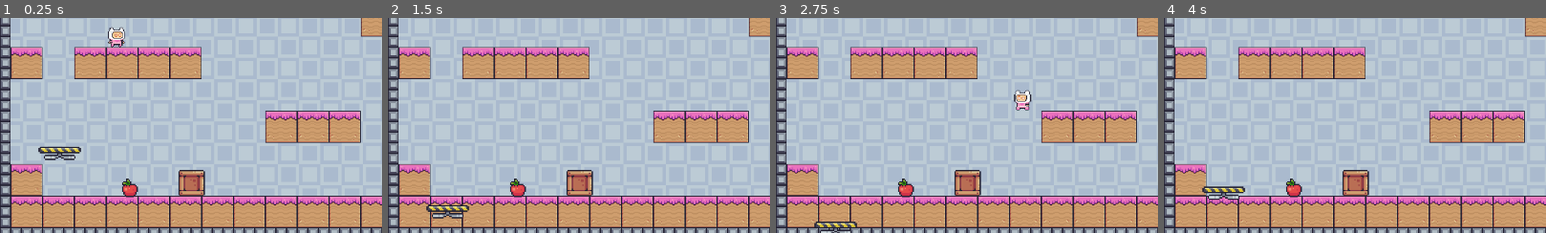
Above: before the commit, frames 1-4 (left to right).
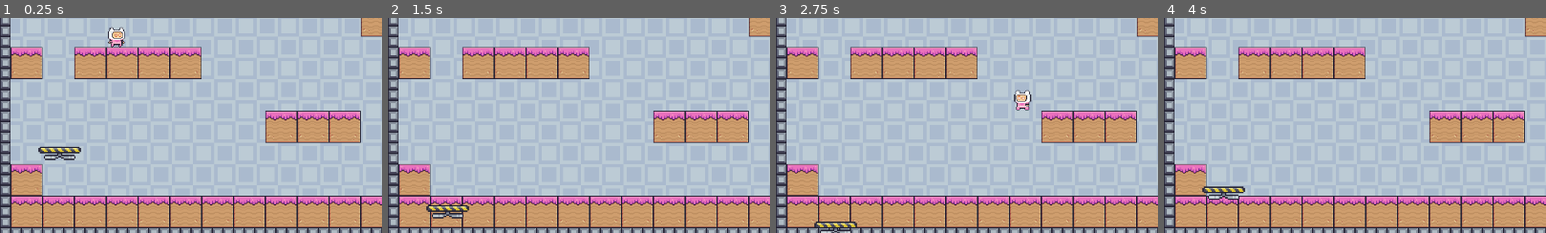
Above: after the commit, the same moments.

Repository: queer-frogs/undercooked
Game: Godot game, scene res://node.tscn
Same seed, same stepped clock (60 frames per second), same inputs: the game is played once before the commit and once after it.
Inputs:
- Up to frame 1 (0.25 s): no input
- Up to frame 2 (1.5 s): hold Right (move_right_1) from 0.53 s (still down); tap Alt (dash_1) at 0.6 s; tap Shift (jump_1) at 0.77 s; tap E (interact) at 1.35 s
- Up to frame 3 (2.75 s): tap Shift (jump_1) at 1.52 s; release Right (move_right_1) at 2.03 s; hold Left (move_left_1) from 2.03 s (still down); tap Alt (dash_1) at 2.1 s
- Up to frame 4 (4 s): release Left (move_left_1) at 2.78 s; hold Right (move_right_1) from 2.78 s (still down); tap E (interact) at 2.85 s; tap Shift (jump_1) at 3.02, 3.77 s; tap Alt (dash_1) at 3.6 s
The pictures show only the part of the screen within x 0-50%, y 50-100%; the shares and areas given below are measured in that part.

The runs differ from the first frame. In frame 1, 1.1% of the frame differs, in the area x 32-54%, y 70-84%; in frame 2, 1.1%; in frame 3, 1.1%; in frame 4, 1.1%.

Commit message:
removed the fucking crate

Diff:
--- a/node.tscn
+++ b/node.tscn
@@ -1,12 +1,8 @@
-[gd_scene load_steps=34 format=3 uid="uid://byx12llv7aqv1"]
+[gd_scene load_steps=9 format=3 uid="uid://byx12llv7aqv1"]
 
 [ext_resource type="Texture2D" uid="uid://ct4g2y2krmr1c" path="res://Blue.png" id="1_5xulf"]
 [ext_resource type="Texture2D" uid="uid://v06exrj5qf7g" path="res://Terrain (16x16).png" id="2_rmpv8"]
 [ext_resource type="PackedScene" uid="uid://bpykeyknnfm0b" path="res://main_character.tscn" id="3_2jxds"]
-[ext_resource type="Script" path="res://CaissePomme.gd" id="4_2m450"]
-[ext_resource type="Texture2D" uid="uid://bmw40u13l6dwp" path="res://assets_temporaires/Items/Fruits/Apple.png" id="4_45shc"]
-[ext_resource type="Texture2D" uid="uid://1ifrr7so20dj" path="res://assets_temporaires/Items/Boxes/Box1/Idle.png" id="4_ymlea"]
-[ext_resource type="Script" path="res://Apple.gd" id="6_5m86r"]
 [ext_resource type="Script" path="res://Moving Platform.gd" id="8_5e3ai"]
 [ext_resource type="Texture2D" uid="uid://br0dobf4euyag" path="res://Off.png" id="9_t5y06"]
 
@@ -473,142 +469,6 @@
 physics_layer_0/collision_layer = 1
 sources/0 = SubResource("TileSetAtlasSource_dbib4")
 
-[sub_resource type="RectangleShape2D" id="RectangleShape2D_1hnrv"]
-size = Vector2(43.5, 40.5)
-
-[sub_resource type="CircleShape2D" id="CircleShape2D_lvl6y"]
-radius = 8.06226
-
-[sub_resource type="AtlasTexture" id="AtlasTexture_mpolj"]
-atlas = ExtResource("4_45shc")
-region = Rect2(0, 0, 32, 32)
-
-[sub_resource type="AtlasTexture" id="AtlasTexture_mykc5"]
-atlas = ExtResource("4_45shc")
-region = Rect2(32, 0, 32, 32)
-
-[sub_resource type="AtlasTexture" id="AtlasTexture_opsli"]
-atlas = ExtResource("4_45shc")
-region = Rect2(64, 0, 32, 32)
-
-[sub_resource type="AtlasTexture" id="AtlasTexture_1ev4y"]
-atlas = ExtResource("4_45shc")
-region = Rect2(96, 0, 32, 32)
-
-[sub_resource type="AtlasTexture" id="AtlasTexture_c0ofl"]
-atlas = ExtResource("4_45shc")
-region = Rect2(128, 0, 32, 32)
-
-[sub_resource type="AtlasTexture" id="AtlasTexture_e051l"]
-atlas = ExtResource("4_45shc")
-region = Rect2(160, 0, 32, 32)
-
-[sub_resource type="AtlasTexture" id="AtlasTexture_j0ibx"]
-atlas = ExtResource("4_45shc")
-region = Rect2(192, 0, 32, 32)
-
-[sub_resource type="AtlasTexture" id="AtlasTexture_padpm"]
-atlas = ExtResource("4_45shc")
-region = Rect2(224, 0, 32, 32)
-
-[sub_resource type="AtlasTexture" id="AtlasTexture_sb1on"]
-atlas = ExtResource("4_45shc")
-region = Rect2(256, 0, 32, 32)
-
-[sub_resource type="AtlasTexture" id="AtlasTexture_ioj4a"]
-atlas = ExtResource("4_45shc")
-region = Rect2(288, 0, 32, 32)
-
-[sub_resource type="AtlasTexture" id="AtlasTexture_oppab"]
-atlas = ExtResource("4_45shc")
-region = Rect2(320, 0, 32, 32)
-
-[sub_resource type="AtlasTexture" id="AtlasTexture_2fcy8"]
-atlas = ExtResource("4_45shc")
-region = Rect2(352, 0, 32, 32)
-
-[sub_resource type="AtlasTexture" id="AtlasTexture_uxs2k"]
-atlas = ExtResource("4_45shc")
-region = Rect2(384, 0, 32, 32)
-
-[sub_resource type="AtlasTexture" id="AtlasTexture_hbvug"]
-atlas = ExtResource("4_45shc")
-region = Rect2(416, 0, 32, 32)
-
-[sub_resource type="AtlasTexture" id="AtlasTexture_7xcm3"]
-atlas = ExtResource("4_45shc")
-region = Rect2(448, 0, 32, 32)
-
-[sub_resource type="AtlasTexture" id="AtlasTexture_u4cm7"]
-atlas = ExtResource("4_45shc")
-region = Rect2(480, 0, 32, 32)
-
-[sub_resource type="AtlasTexture" id="AtlasTexture_bvnv3"]
-atlas = ExtResource("4_45shc")
-region = Rect2(512, 0, 32, 32)
-
-[sub_resource type="SpriteFrames" id="SpriteFrames_3lwmi"]
-animations = [{
-"frames": [{
-"duration": 1.0,
-"texture": SubResource("AtlasTexture_mpolj")
-}, {
-"duration": 1.0,
-"texture": SubResource("AtlasTexture_mykc5")
-}, {
-"duration": 1.0,
-"texture": SubResource("AtlasTexture_opsli")
-}, {
-"duration": 1.0,
-"texture": SubResource("AtlasTexture_1ev4y")
-}, {
-"duration": 1.0,
-"texture": SubResource("AtlasTexture_c0ofl")
-}, {
-"duration": 1.0,
-"texture": SubResource("AtlasTexture_e051l")
-}, {
-"duration": 1.0,
-"texture": SubResource("AtlasTexture_j0ibx")
-}, {
-"duration": 1.0,
-"texture": SubResource("AtlasTexture_padpm")
-}, {
-"duration": 1.0,
-"texture": SubResource("AtlasTexture_sb1on")
-}, {
-"duration": 1.0,
-"texture": SubResource("AtlasTexture_ioj4a")
-}, {
-"duration": 1.0,
-"texture": SubResource("AtlasTexture_oppab")
-}, {
-"duration": 1.0,
-"texture": SubResource("AtlasTexture_2fcy8")
-}, {
-"duration": 1.0,
-"texture": SubResource("AtlasTexture_uxs2k")
-}, {
-"duration": 1.0,
-"texture": SubResource("AtlasTexture_hbvug")
-}, {
-"duration": 1.0,
-"texture": SubResource("AtlasTexture_7xcm3")
-}, {
-"duration": 1.0,
-"texture": SubResource("AtlasTexture_u4cm7")
-}, {
-"duration": 1.0,
-"texture": SubResource("AtlasTexture_bvnv3")
-}],
-"loop": true,
-"name": &"idle",
-"speed": 10.0
-}]
-
-[sub_resource type="CircleShape2D" id="CircleShape2D_e0d4r"]
-radius = 10.0499
-
 [sub_resource type="RectangleShape2D" id="RectangleShape2D_2tjrm"]
 size = Vector2(61, 19)
 
@@ -633,41 +493,6 @@
 format = 2
 layer_0/tile_data = PackedInt32Array(196679, 786432, 4, 262215, 786432, 4, 2424833, 393216, 8, 2490369, 393216, 9, 2555 …(17858 unchanged characters)…
 
-[node name="CaissePomme" type="RigidBody2D" parent="."]
-position = Vector2(289, 567)
-script = ExtResource("4_2m450")
-
-[node name="CollisionShape2D" type="CollisionShape2D" parent="CaissePomme"]
-position = Vector2(0.25, -11.25)
-shape = SubResource("RectangleShape2D_1hnrv")
-
-[node name="Sprite2D" type="Sprite2D" parent="CaissePomme"]
-texture_filter = 1
-position = Vector2(0, -10)
-scale = Vector2(2, 2)
-texture = ExtResource("4_ymlea")
-
-[node name="Apple" type="RigidBody2D" parent="."]
-position = Vector2(196, 563)
-script = ExtResource("6_5m86r")
-
-[node name="CollisionShape2D" type="CollisionShape2D" parent="Apple"]
-visible = false
-shape = SubResource("CircleShape2D_lvl6y")
-
-[node name="sprite" type="AnimatedSprite2D" parent="Apple"]
-texture_filter = 1
-scale = Vector2(2, 2)
-sprite_frames = SubResource("SpriteFrames_3lwmi")
-animation = &"idle"
-frame_progress = 0.612328
-
-[node name="PickArea" type="Area2D" parent="Apple"]
-
-[node name="CollisionShape2D" type="CollisionShape2D" parent="Apple/PickArea"]
-rotation = -0.0236673
-shape = SubResource("CircleShape2D_e0d4r")
-
 [node name="Character1" parent="." instance=ExtResource("3_2jxds")]
 
 [node name="Character2" parent="." instance=ExtResource("3_2jxds")]
